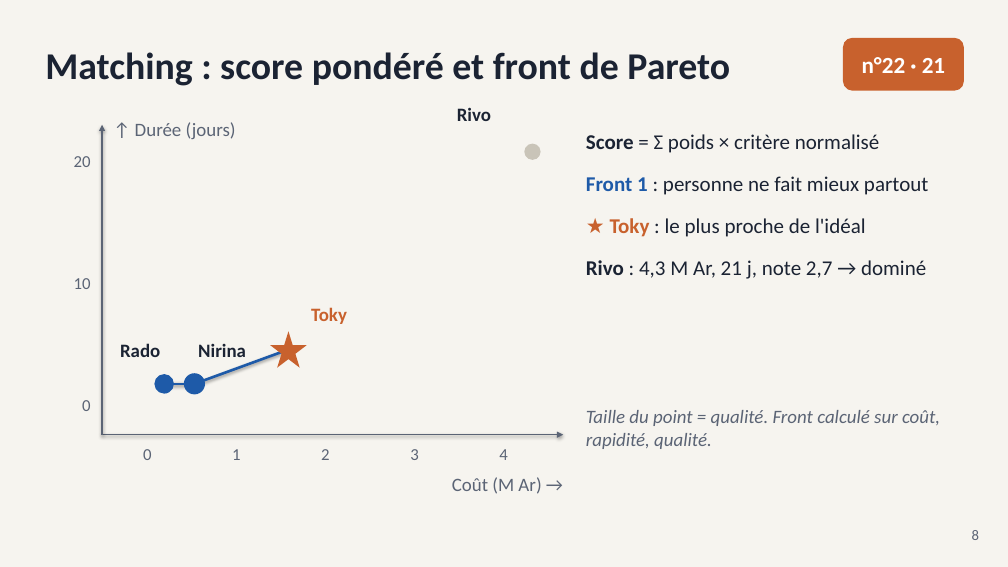
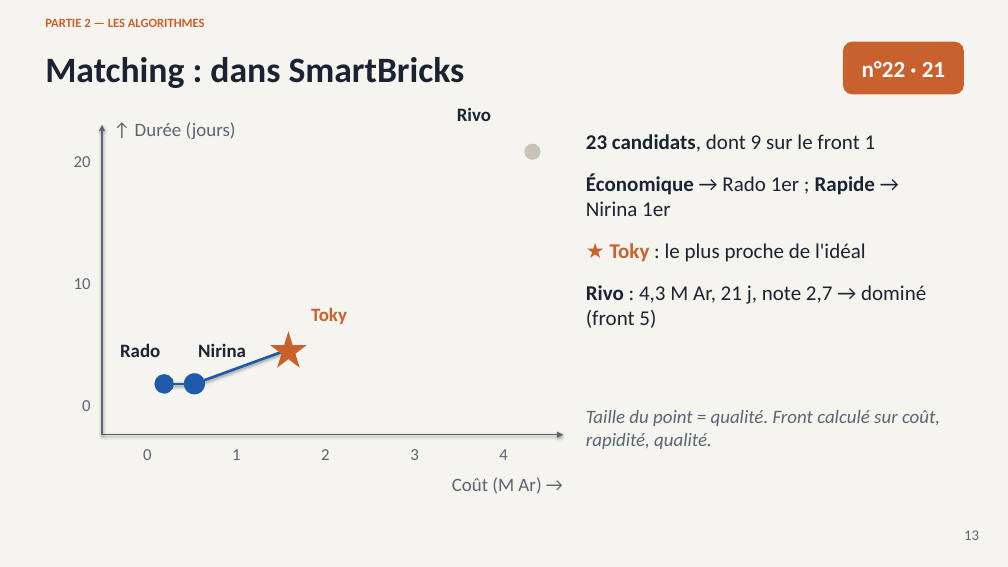
Before and after one commit to andokevin/smartbricks, a slide deck: slide 13 of docs/SmartBricks_presentation.pptx (slide 8 before the commit). Drawn at 1008x567 pixels with LibreOffice and Linux fonts; fonts in the diff are those of the drawing. Boxes give left, top, right and bottom in pixels: in the first picture for what was removed or moved away, otherwise in the second. Text is boxed around its words. In the diff, an @@ line names an element or a change of style, - is before the commit and + after.

```diff
--- a/docs/SmartBricks_presentation.pptx
+++ b/docs/SmartBricks_presentation.pptx
@@ text added at box(45, 18, 205, 27), 12 pt, text #C8612D, bold @@
+PARTIE 2 — LES ALGORITHMES
@@ text at box(45, 57, 465, 88): text changed; size 36 to 34 pt @@
-Matching : score pondéré et front de Pareto
+Matching : dans SmartBricks
@@ rounded rectangle "n°22 · 21": place and size @@
-rounded rectangle "n°22 · 21" at box(843, 38, 964, 91)
+rounded rectangle "n°22 · 21" at box(843, 42, 964, 95)
@@ text at box(586, 134, 876, 216): text changed @@
-Score = Σ poids × critère normalisé
-Front 1 : personne ne fait mieux partout
+23 candidats, dont 9 sur le front 1
+Économique → Rado 1er ; Rapide → Nirina 1er
@@ text at box(586, 285, 926, 328): text changed @@
-Rivo : 4,3 M Ar, 21 j, note 2,7 → dominé
+Rivo : 4,3 M Ar, 21 j, note 2,7 → dominé (front 5)
@@ text at box(964, 530, 979, 540): text changed @@
-8
+13
```
Also in this commit, not shown: 6 other slides changed, 17 slides added, 8 slides removed, 4 other files.
